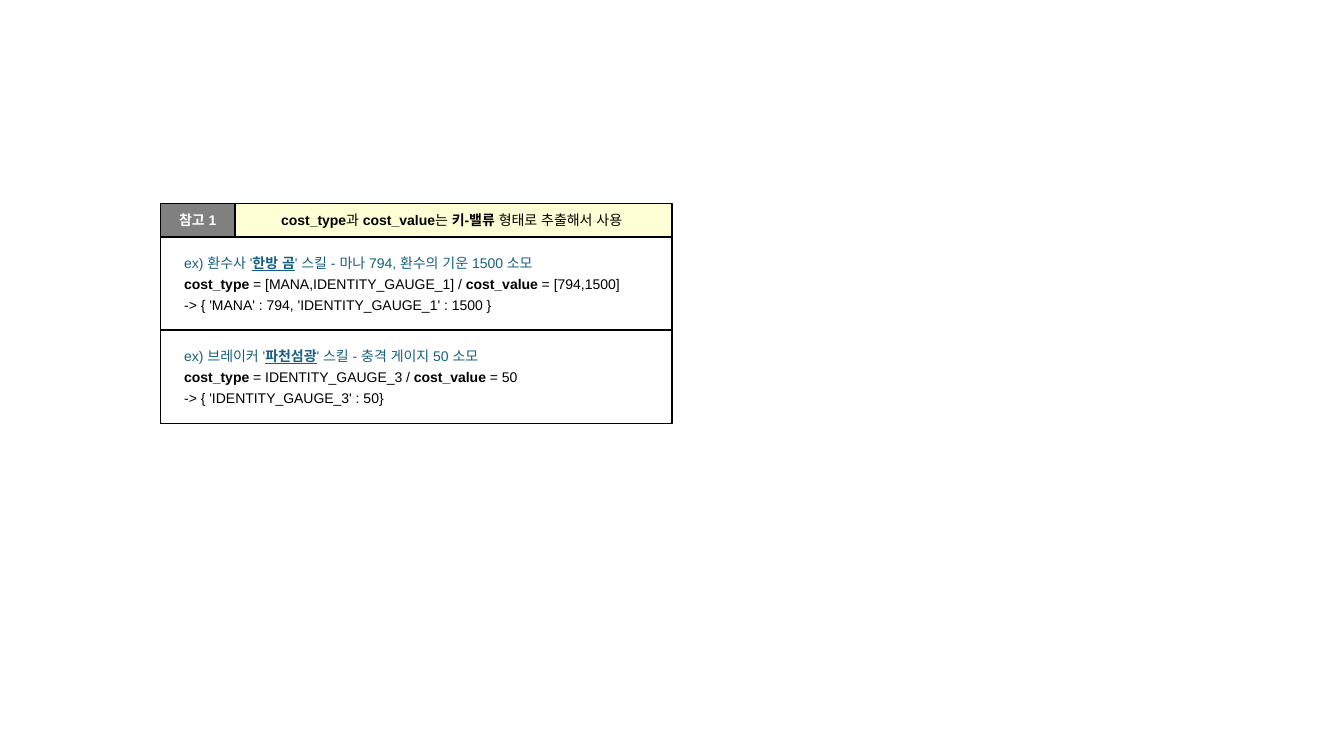
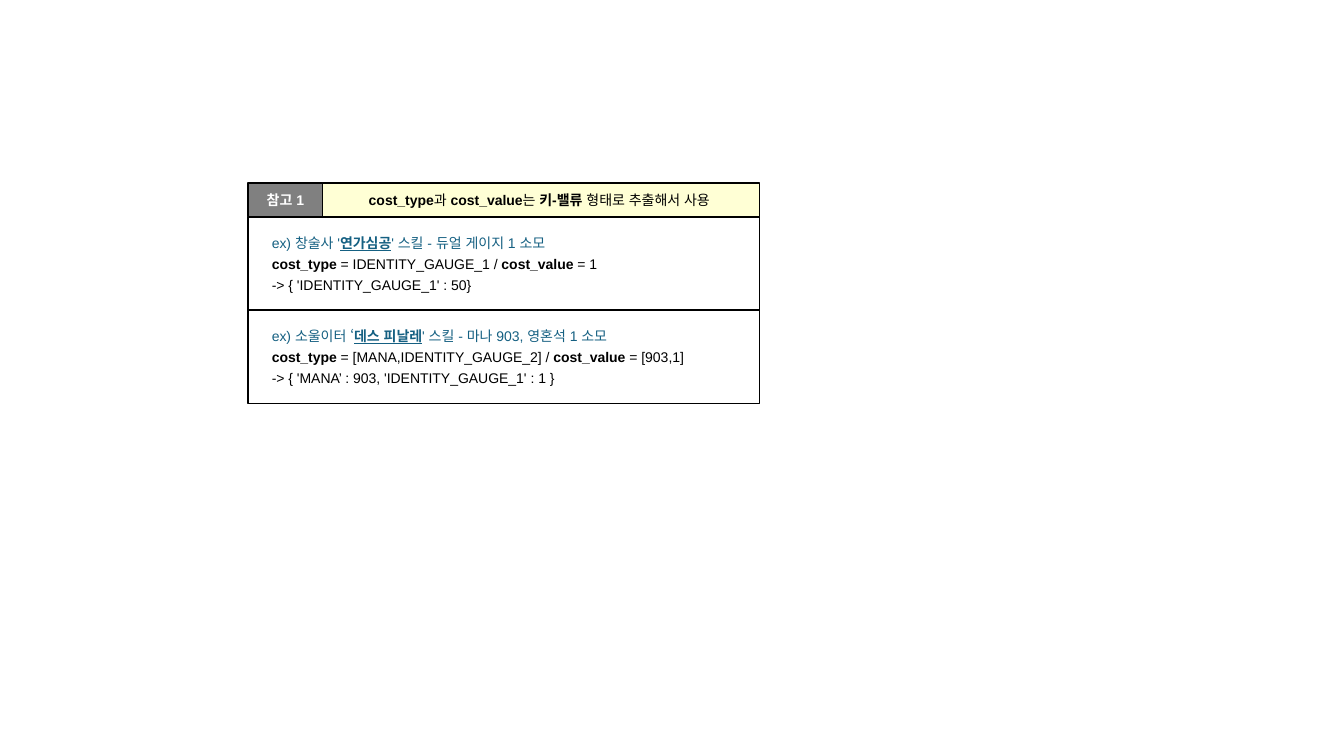
Before and after one commit to hjs0913/GameDesign, a slide deck: slide 2 of 로스트아크/데이터테이블/테이블이미지.pptx. Drawn at 1344x756 pixels with LibreOffice and Linux fonts; fonts in the diff are those of the drawing. Boxes give left, top, right and bottom in pixels: in the first picture for what was removed or moved away, otherwise in the second. Text is boxed around its words. In the diff, an @@ line names an element or a change of style, - is before the commit and + after.

Commit message:
skill 테이블 조작 방식에 따른 데이터 매개변수 설명 추가

```diff
--- a/로스트아크/데이터테이블/테이블이미지.pptx
+++ b/로스트아크/데이터테이블/테이블이미지.pptx
@@ rectangle "참고 1": place and size @@
-rectangle "참고 1" at (160, 204, 235, 237)
+rectangle "참고 1" at (248, 184, 323, 217)
@@ rectangle "cost_type과 cost_value는 키-밸류 형태로 추출해서 ...": place and size @@
-rectangle "cost_type과 cost_value는 키-밸류 형태로 추출해서 ..." at (235, 204, 671, 237)
+rectangle "cost_type과 cost_value는 키-밸류 형태로 추출해서 ..." at (323, 184, 759, 217)
@@ rectangle "ex) 창술사 '연가심공' 스킬 - ...": place and size @@
-rectangle "ex) 창술사 '연가심공' 스킬 - ..." at (160, 331, 673, 424)
+rectangle "ex) 창술사 '연가심공' 스킬 - ..." at (248, 217, 760, 311)
@@ text in rectangle at (272, 236, 597, 293): text changed @@
-ex) 브레이커 '파천섬광' 스킬 - 충격 게이지 50 소모
-cost_type = IDENTITY_GAUGE_3 / cost_value = 50
--> { 'IDENTITY_GAUGE_3' : 50}
+ex) 창술사 '연가심공' 스킬 - 듀얼 게이지 1 소모
+cost_type = IDENTITY_GAUGE_1 / cost_value = 1
+-> { 'IDENTITY_GAUGE_1' : 50}
@@ rectangle "ex) 소울이터 ‘데스 피날레' 스킬 ...": place and size @@
-rectangle "ex) 소울이터 ‘데스 피날레' 스킬 ..." at (160, 237, 673, 330)
+rectangle "ex) 소울이터 ‘데스 피날레' 스킬 ..." at (248, 311, 760, 403)
@@ text in rectangle at (272, 329, 684, 386): text changed @@
-ex) 환수사 '한방 곰' 스킬 - 마나 794, 환수의 기운 1500 소모
-cost_type = [MANA,IDENTITY_GAUGE_1] / cost_value = [794,1500]
--> { 'MANA' : 794, 'IDENTITY_GAUGE_1' : 1500 }
+ex) 소울이터 ‘데스 피날레' 스킬 - 마나 903, 영혼석 1 소모
+cost_type = [MANA,IDENTITY_GAUGE_2] / cost_value = [903,1]
+-> { 'MANA’ : 903, 'IDENTITY_GAUGE_1' : 1 }
```
Also in this commit, not shown: 6 other files.
